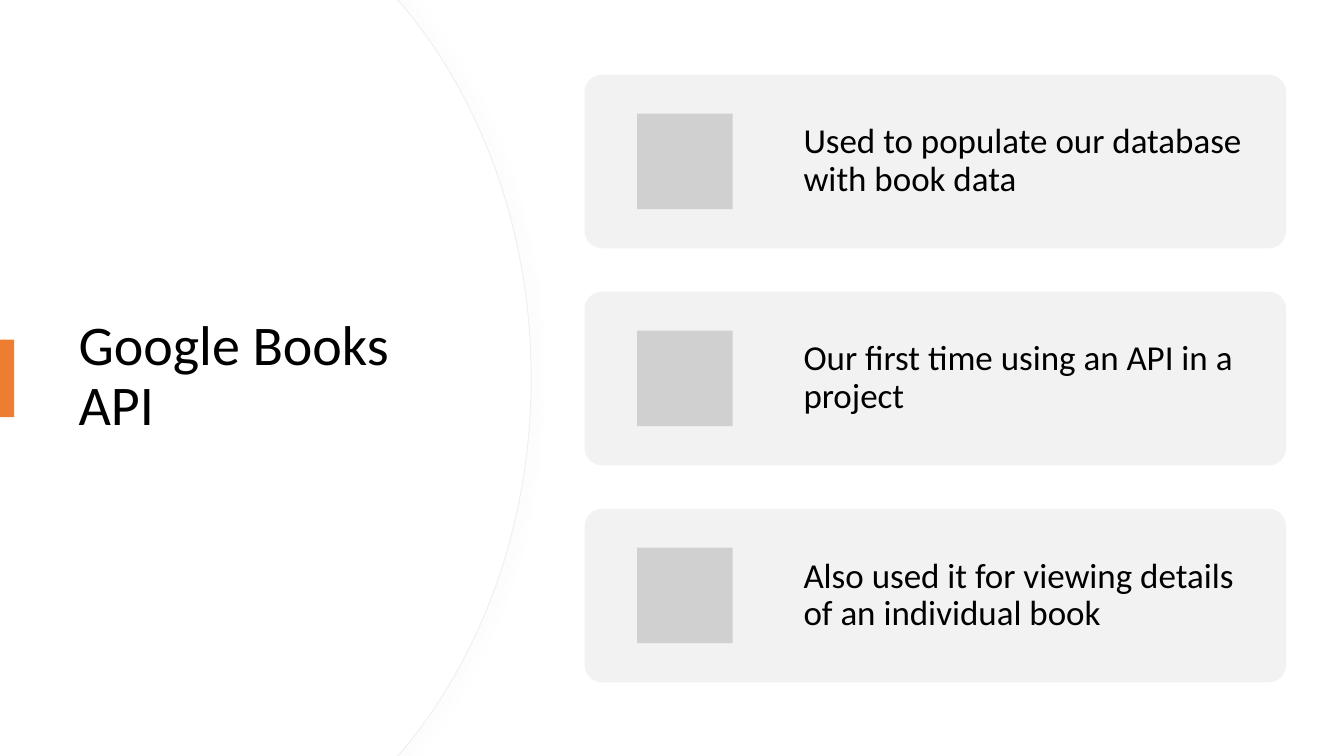
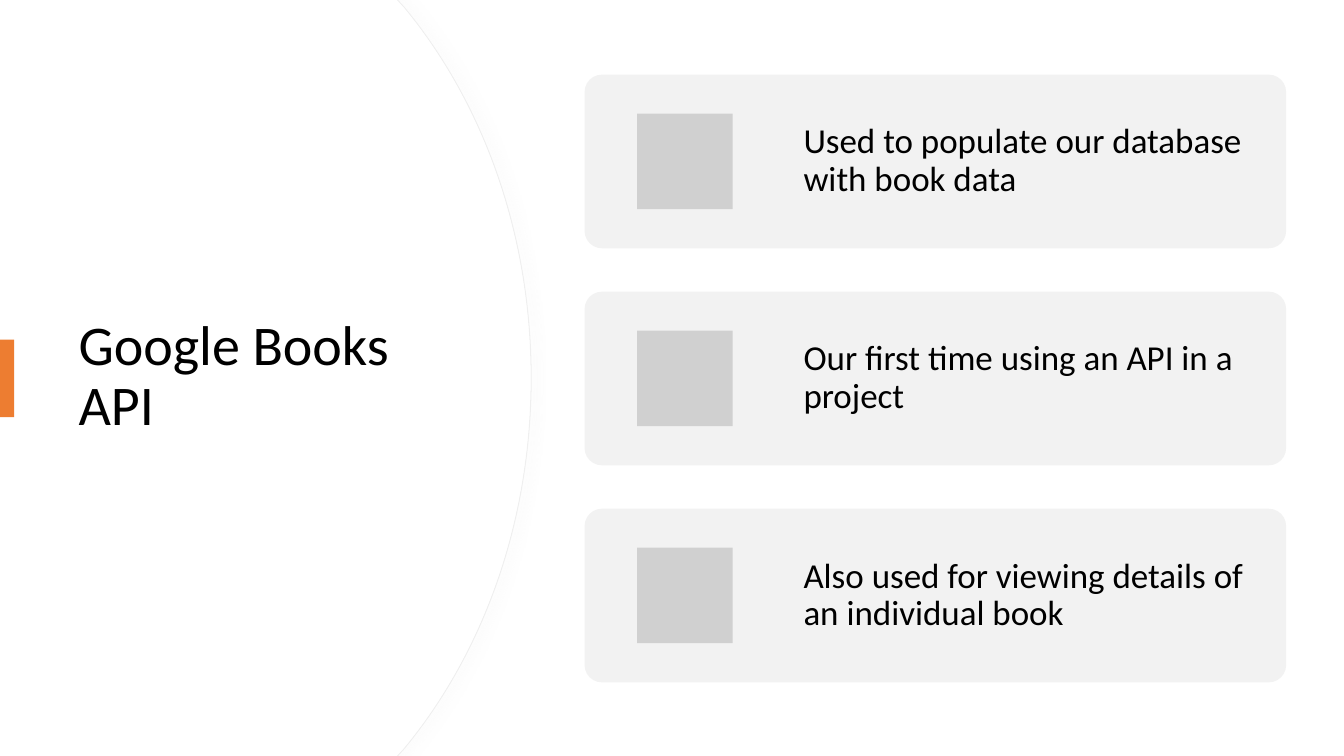
Before and after one commit to TouC001/group-project, a slide deck: slide 7 of documents/Final Presentation.pptx. Drawn at 1344x756 pixels with LibreOffice and Linux fonts; fonts in the diff are those of the drawing; grey boxes stand for pictures. Boxes give left, top, right and bottom in pixels: in the first picture for what was removed or moved away, otherwise in the second. Text is boxed around its words. In the diff, an @@ line names an element or a change of style, - is before the commit and + after.

Commit message:
Last commit. Good Job Team

```diff
--- a/documents/Final Presentation.pptx
+++ b/documents/Final Presentation.pptx
@@ text at (x1=804, y1=563, x2=1243, y2=626): text changed @@
-Also used it for viewing details of an individual book
+Also used for viewing details of an individual book
```
